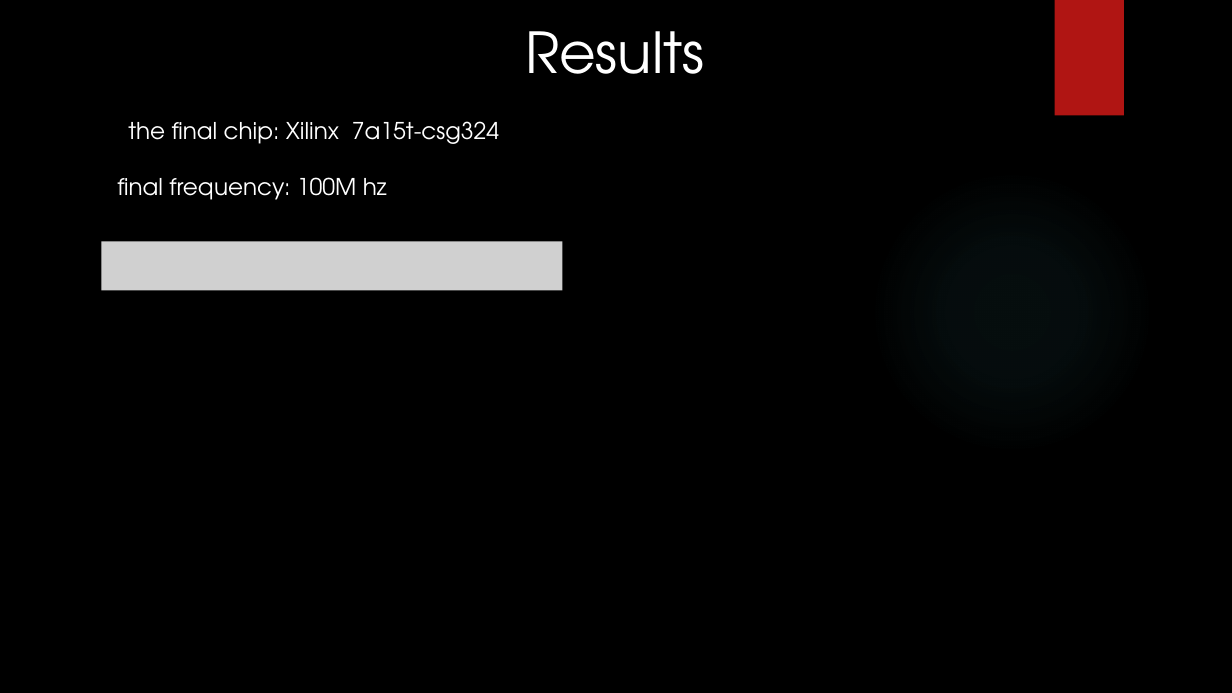
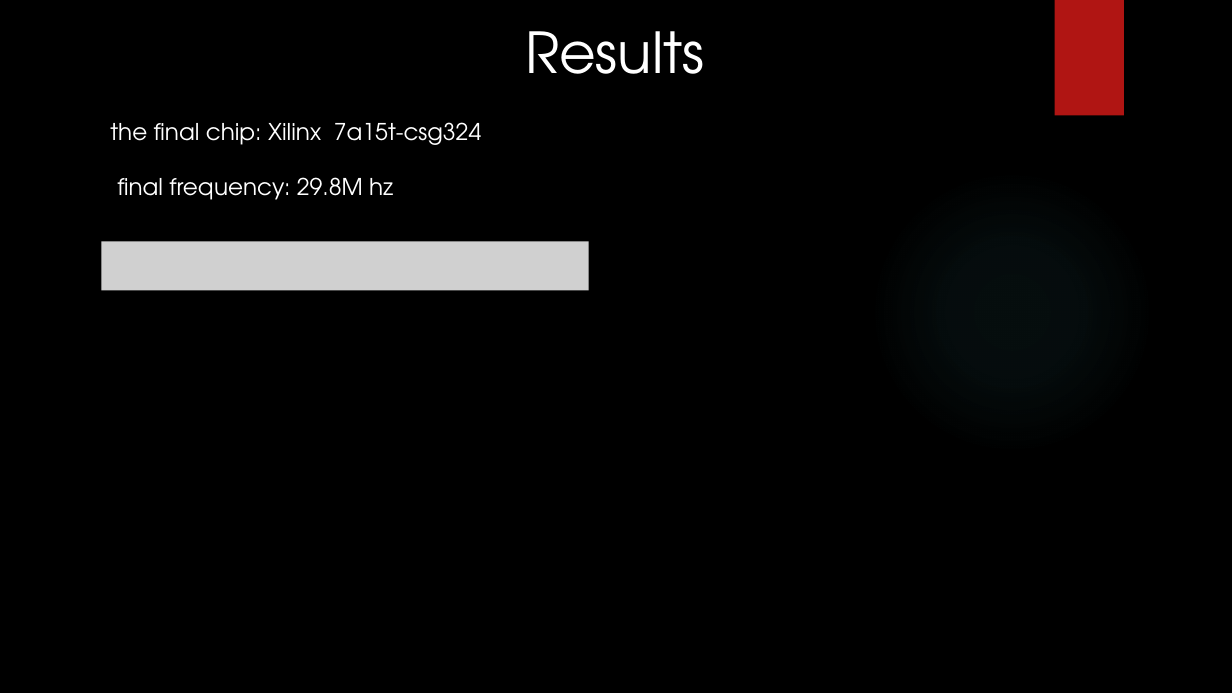
Before and after one commit to LeorBrennerWork/Verilog-Group-Assignment, a slide deck: slide 21 of הגשה/מצגת_סוף_קורס-_ורילוג.pptx (slide 20 before the commit). Drawn at 1232x693 pixels with LibreOffice and Linux fonts; fonts in the diff are those of the drawing; grey boxes stand for pictures; background and template pictures are left out. Boxes give left, top, right and bottom in pixels: in the first picture for what was removed or moved away, otherwise in the second. Text is boxed around its words. In the diff, an @@ line names an element or a change of style, - is before the commit and + after.

```diff
--- a/הגשה/מצגת_סוף_קורס-_ורילוג.pptx
+++ b/הגשה/מצגת_סוף_קורס-_ורילוג.pptx
@@ text "the final chip: Xilinx 7a15t-csg324": place and size @@
-text "the final chip: Xilinx 7a15t-csg324" at (128,121,499,144)
+text "the final chip: Xilinx 7a15t-csg324" at (110,122,481,145)
@@ text at (117,177,393,200): text changed @@
-final frequency: 100M hz
+final frequency: 29.8M hz
@@ picture: place and size @@
-picture at (102,241,563,290)
+picture at (102,241,590,290)
```
Also in this commit, not shown: 1 other slide changed, 1 slide added.
